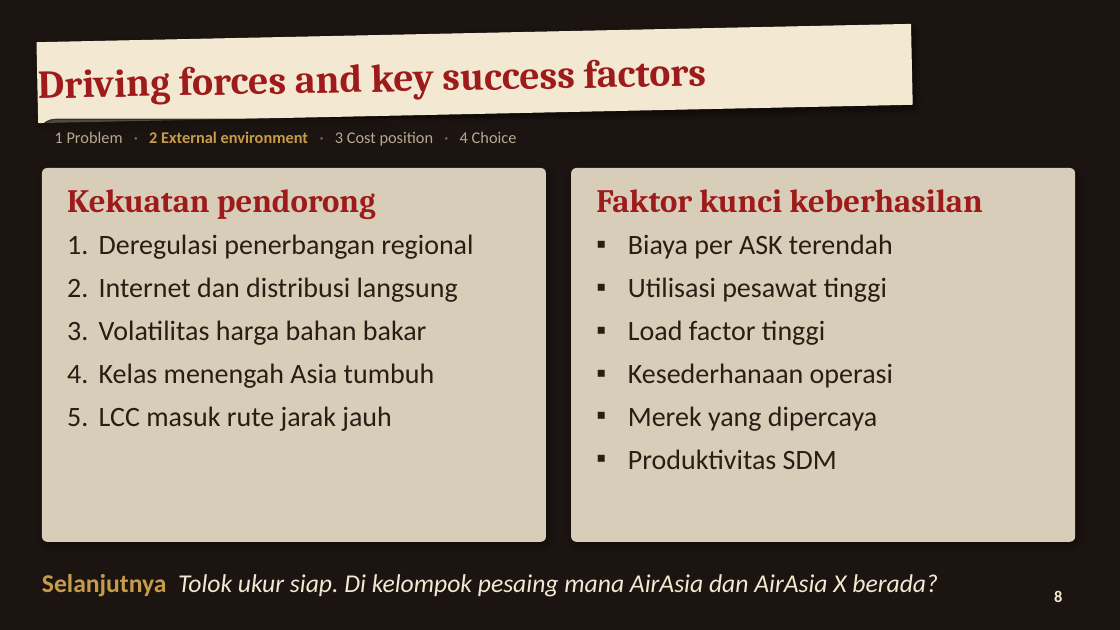
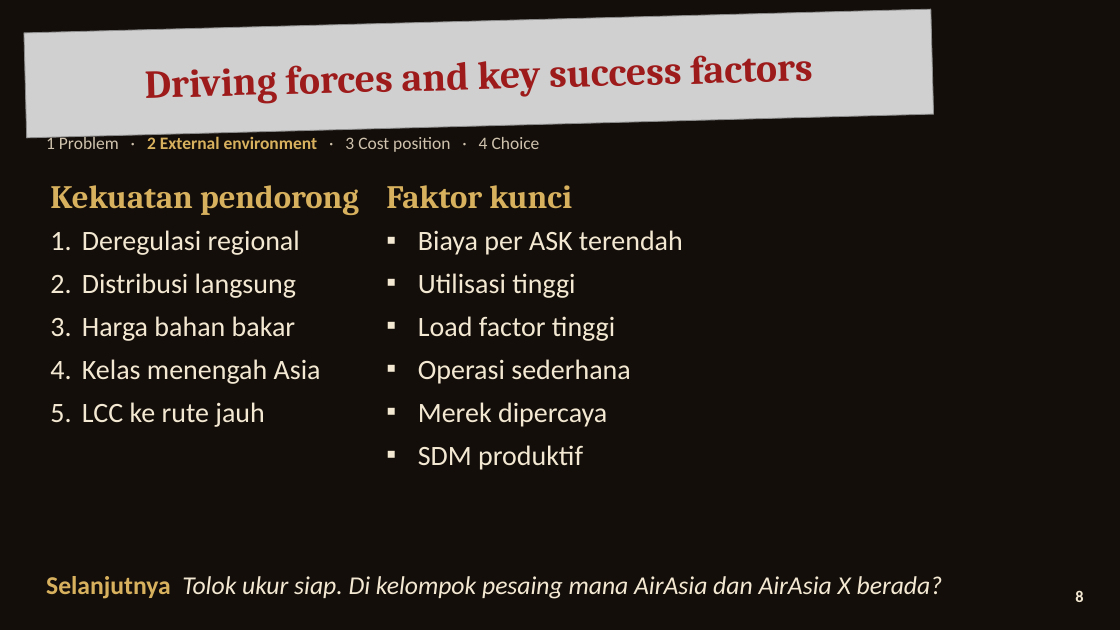
Before and after one commit to aslihabnuri/Dom-Manipulation, a slide deck: slide 8 of strategic-management/airasia-case/SMJKT_Group 3_Aslih_Case AirAsia.pptx. Drawn at 1120x630 pixels with LibreOffice and Linux fonts; fonts in the diff are those of the drawing; grey boxes stand for pictures; background and template pictures are left out. Boxes give left, top, right and bottom in pixels: in the first picture for what was removed or moved away, otherwise in the second. Text is boxed around its words. In the diff, an @@ line names an element or a change of style, - is before the commit and + after.

```diff
--- a/strategic-management/airasia-case/SMJKT_Group 3_Aslih_Case AirAsia.pptx
+++ b/strategic-management/airasia-case/SMJKT_Group 3_Aslih_Case AirAsia.pptx
@@ text "Driving forces and key success ...": place and size @@
-text "Driving forces and key success ..." at <box>38,59,706,105</box>
+text "Driving forces and key success ..." at <box>24,9,934,138</box>
@@ text "Driving forces and key success ..." at <box>24,9,934,138</box>: alignment left to centre @@
@@ picture added at <box>24,9,934,138</box> @@
@@ rectangle removed at <box>37,24,912,123</box> @@
@@ rounded rectangle removed at <box>38,119,760,155</box> @@
@@ text "1 Problem · 2 External ...": place and size @@
-text "1 Problem · 2 External ..." at <box>55,131,517,146</box>
+text "1 Problem · 2 External ..." at <box>46,135,540,152</box>
@@ text "1 Problem · 2 External ..." at <box>46,135,540,152</box>: size 14 to 15 pt; text colour #B8A98F to #CFC3AE in "1 Problem 3 Cost position 4 Choice"; text colour #8A7A64 to #CFC3AE in "· · ·"; text colour #C69C4A to #D8B15E in "2 External environment" @@
@@ rounded rectangle removed at <box>42,168,546,542</box> @@
@@ text "Kekuatan pendorong": place and size @@
-text "Kekuatan pendorong" at <box>67,189,376,219</box>
+text "Kekuatan pendorong" at <box>50,185,359,215</box>
@@ text "Kekuatan pendorong" at <box>50,185,359,215</box>: text colour #9E1B1B to #D8B15E @@
@@ rounded rectangle removed at <box>571,168,1075,542</box> @@
@@ text at <box>386,185,572,209</box>: text changed; text colour #9E1B1B to #D8B15E @@
-Faktor kunci keberhasilan
+Faktor kunci
@@ text at <box>82,230,321,427</box>: text changed; text colour #2A1E14 to #F3E8D2 @@
-1. Deregulasi penerbangan regional
-2. Internet dan distribusi langsung
-3. Volatilitas harga bahan bakar
-4. Kelas menengah Asia tumbuh
-5. LCC masuk rute jarak jauh
+1. Deregulasi regional
+2. Distribusi langsung
+3. Harga bahan bakar
+4. Kelas menengah Asia
+5. LCC ke rute jauh
@@ text "Biaya per ASK terendah": place and size @@
-text "Biaya per ASK terendah" at <box>628,234,893,469</box>
+text "Biaya per ASK terendah" at <box>418,230,683,470</box>
@@ text at <box>418,230,683,341</box>: text colour #2A1E14 to #F3E8D2 in "Biaya per ASK terendah", "Load factor tinggi" @@
@@ text at <box>418,273,575,298</box>: text changed; text colour #2A1E14 to #F3E8D2 @@
-▪ Utilisasi pesawat tinggi
+▪ Utilisasi tinggi
@@ text at <box>418,359,630,470</box>: text changed; text colour #2A1E14 to #F3E8D2 @@
-▪ Kesederhanaan operasi
-▪ Merek yang dipercaya
-▪ Produktivitas SDM
+▪ Operasi sederhana
+▪ Merek dipercaya
+▪ SDM produktif
@@ rectangle removed at <box>0,556,1120,608</box> @@
@@ text "Selanjutnya Tolok ukur siap. Di ..." at <box>46,576,943,599</box>: text colour #C69C4A to #D8B15E in "Selanjutnya" @@
@@ text "8" at <box>1075,591,1083,602</box>: alignment centre to right @@
@@ ellipse removed at <box>1038,576,1080,618</box> @@
```
Also in this commit, not shown: 19 other slides changed, 11 other files.
